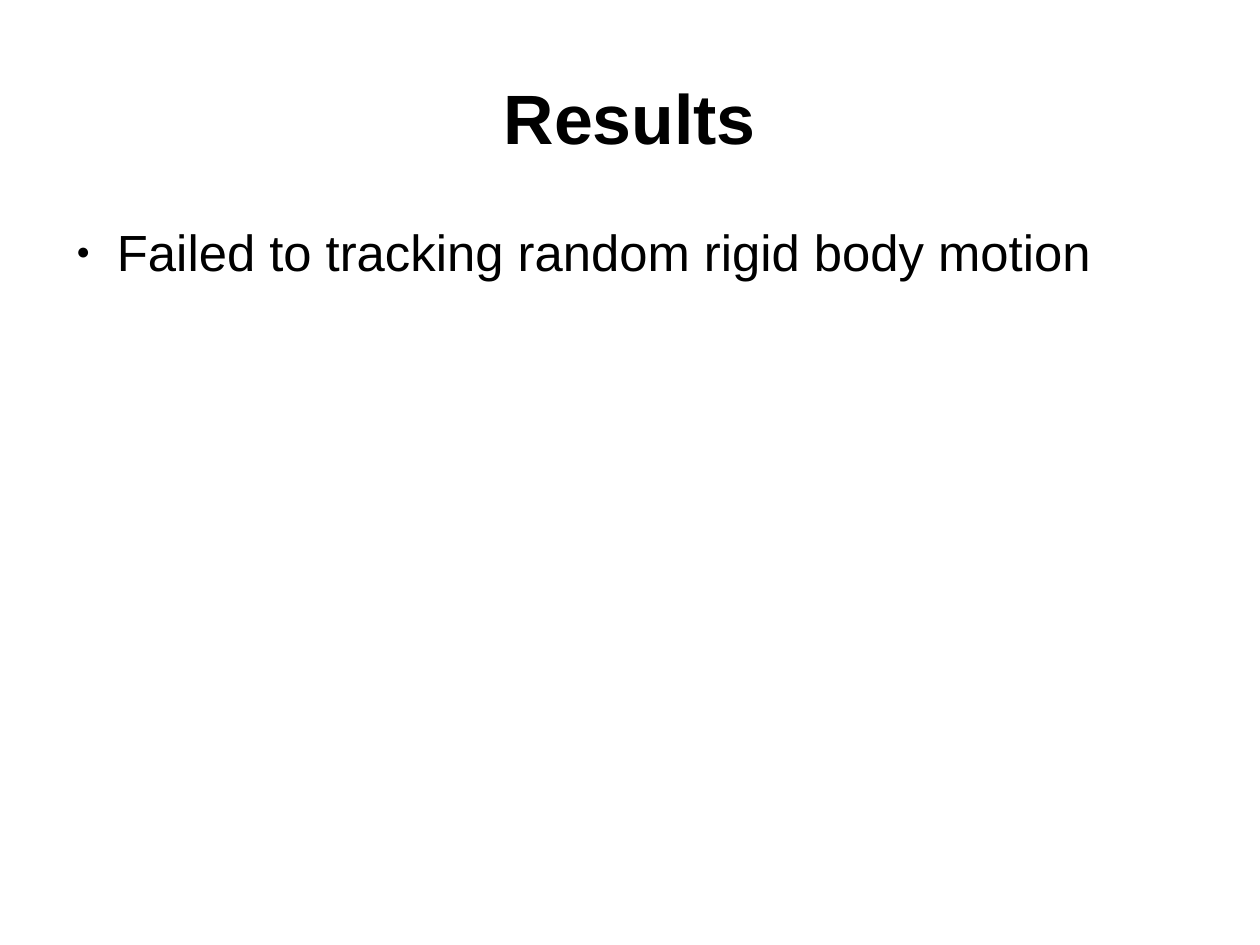
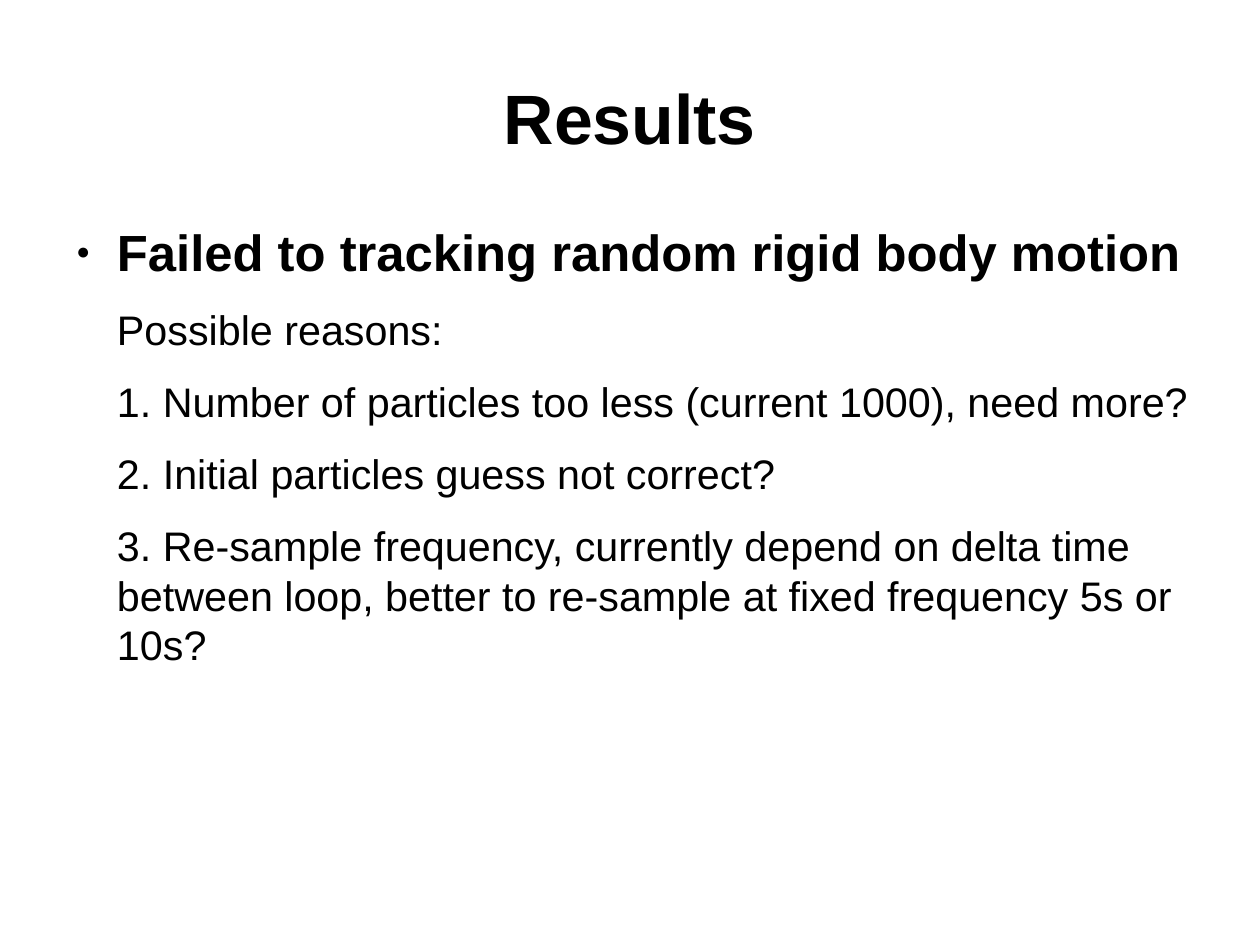
Before and after one commit to lusu8892/EECS_499_P1, a slide deck: slide 7 of EECS_499_P1.odp. Drawn at 1260x945 pixels with LibreOffice and Linux fonts; fonts in the diff are those of the drawing. Boxes give left, top, right and bottom in pixels: in the first picture for what was removed or moved away, otherwise in the second. Text is boxed around its words. In the diff, an @@ line names an element or a change of style, - is before the commit and + after.

```diff
--- a/EECS_499_P1.odp
+++ b/EECS_499_P1.odp
@@ text at (x1=117, y1=234, x2=1180, y2=282): bold on in "Failed to tracking random rigid body motion" @@
@@ text at (x1=117, y1=315, x2=1188, y2=661): paragraphs added @@
+Possible reasons:
+1. Number of particles too less (current 1000), need more?
+2. Initial particles guess not correct?
+3. Re-sample frequency, currently depend on delta time between loop, better to re-sample at fixed frequency 5s or 10s?
```
Also in this commit, not shown: 3 other slides changed, 1 slide added, 7 other files.
